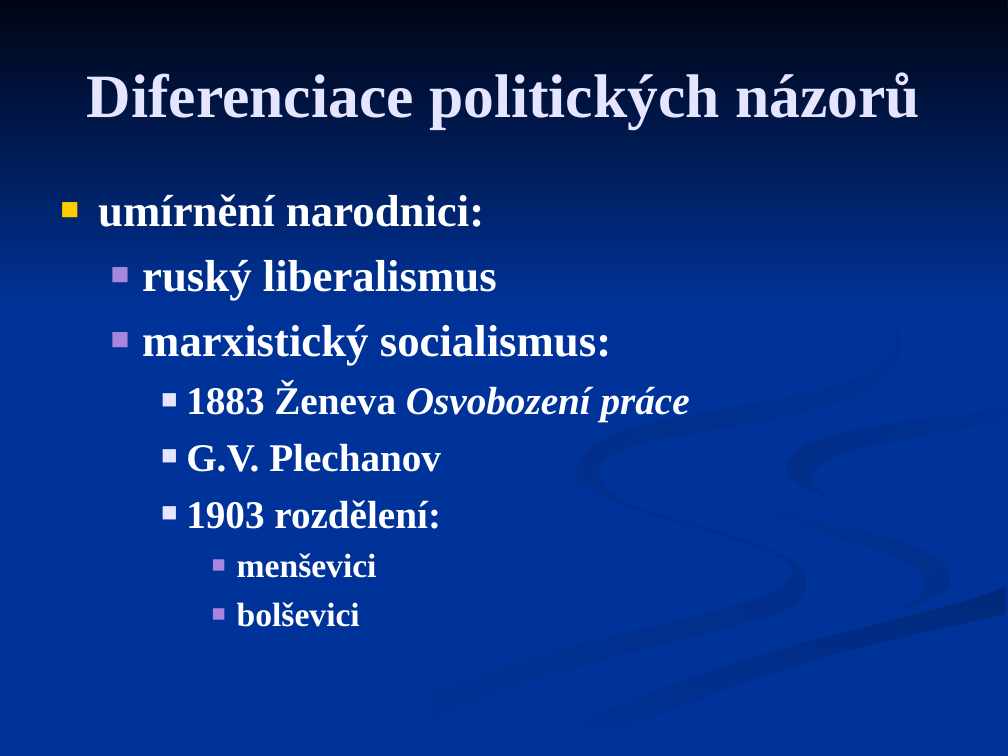
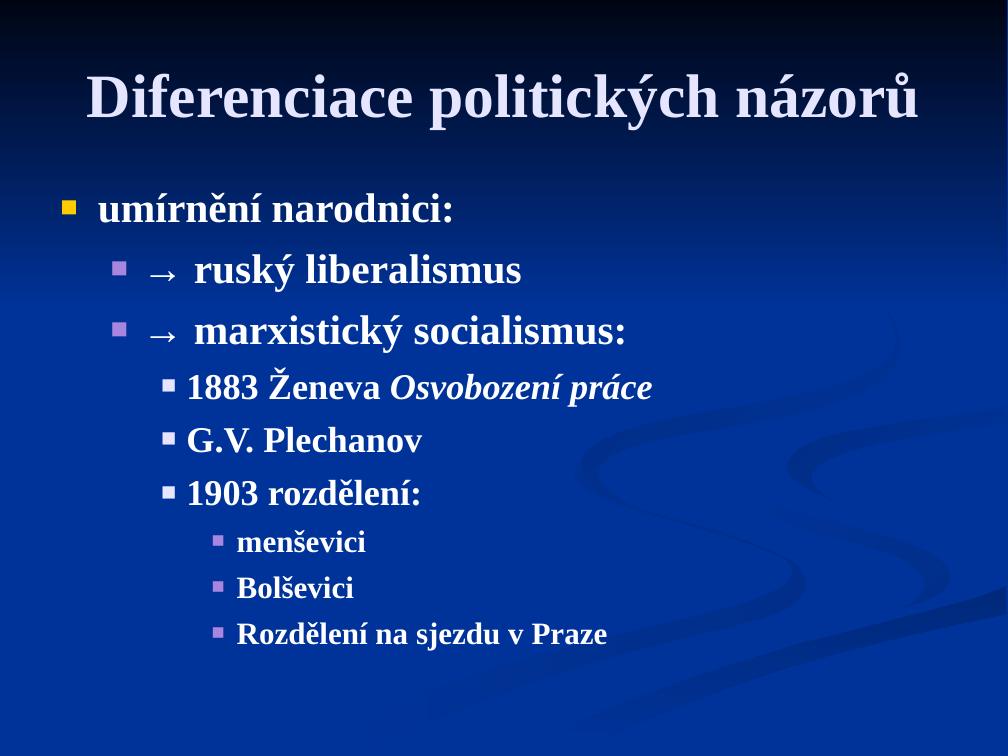
Before and after one commit to JiriKalvoda/zapisky, a slide deck: slide 7 of d/15-Rusko.ppt. Drawn at 1008x756 pixels with LibreOffice and Linux fonts; fonts in the diff are those of the drawing. Boxes give left, top, right and bottom in pixels: in the first picture for what was removed or moved away, otherwise in the second. Text is boxed around its words. In the diff, an @@ line names an element or a change of style, - is before the commit and + after.

```diff
--- a/d/15-Rusko.ppt
+++ b/d/15-Rusko.ppt
@@ text at [98, 192, 653, 553]: size 32 to 29.6 pt in "umírnění narodnici:"; size 28 to 25.9 pt in "1883 Ženeva Osvobození práce", "G.V. Plechanov", "1903 rozdělení:"; size 24 to 22.2 pt in "menševici"; indent changed @@
@@ text at [194, 254, 628, 353]: text changed; size 32 to 29.6 pt @@
-  ■ ruský liberalismus
-  ■ marxistický socialismus:
+  ■ → ruský liberalismus
+  ■ → marxistický socialismus:
@@ text at [237, 576, 608, 649]: text changed; size 24 to 22.2 pt @@
-      ■ bolševici
+      ■ Bolševici
+      ■ Rozdělení na sjezdu v Praze
@@ outline redrawn in 5 elements at [302, 463, 806, 755], [481, 390, 1007, 755], [582, 235, 901, 504], [0, 0, 1007, 310], [507, 586, 1005, 755] @@
```
Also in this commit, not shown: 10 other slides changed.
